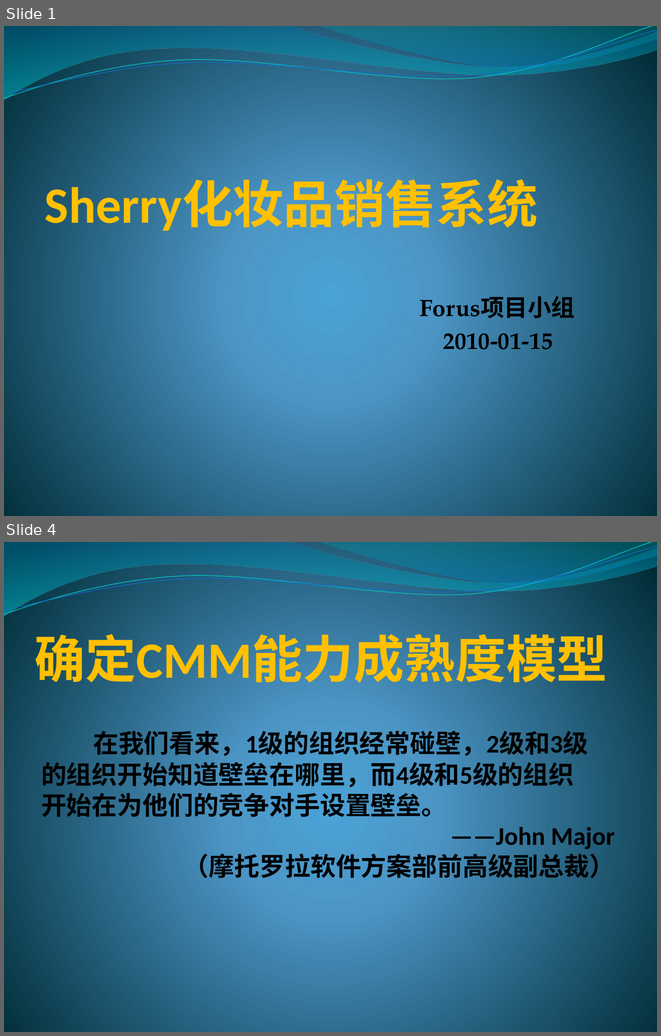
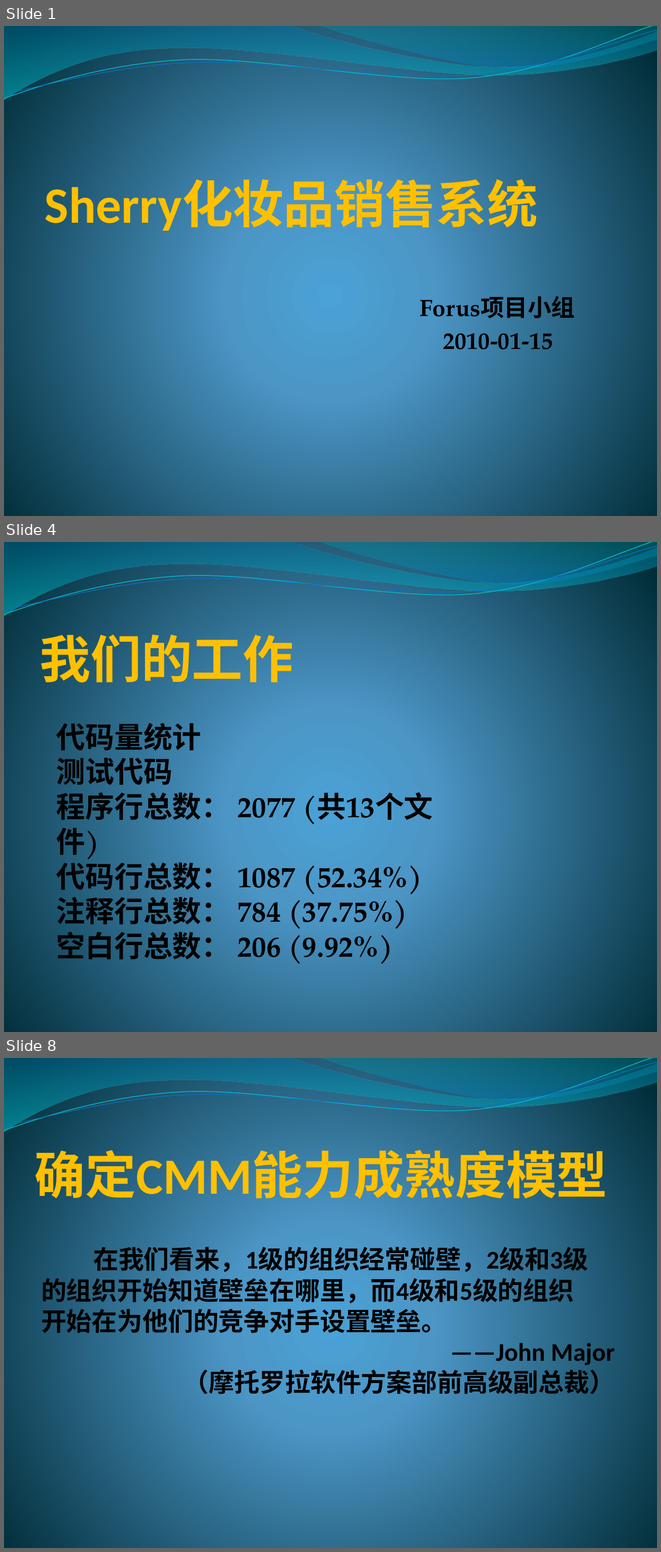
Before and after one commit to yaxing/sherry-forus, a slide deck: 项目相关文档/Sherry/项目监控/项目进展报告/项目答辩_2009-01-15_Forus.pptx. Shown one above the other, each under a label of ours: slides 1 and 4 before the commit, slides 1, 4 and 8 after it; the slides between them are not shown. The pictures are 661x1036 and 661x1552 pixels, drawn with LibreOffice and Linux fonts; fonts in the diff are those of the drawing. Boxes give left, top, right and bottom in pixels: in the first picture for what was removed or moved away, otherwise in the second. Text is boxed around its words. In the diff, an @@ line names an element or a change of style, - is before the commit and + after.

```diff
--- a/项目相关文档/Sherry/项目监控/项目进展报告/项目答辩_2009-01-15_Forus.pptx
+++ b/项目相关文档/Sherry/项目监控/项目进展报告/项目答辩_2009-01-15_Forus.pptx
@@ slide 4 added at bbox=[4, 542, 657, 1032], background gradient #4AA0D6 to #4C98C7 to #002C38; not listed: 4 template elements that a slide beside it also shows @@
@@ title added at bbox=[40, 626, 293, 690], 56 pt, text #FFC000, bold @@
+我们的工作
@@ text added at bbox=[56, 718, 433, 964], 32 pt, text #000000, bold @@
+代码量统计
+测试代码
+程序行总数： 2077 (共13个文件)
+代码行总数： 1087 (52.34%)
+注释行总数： 784 (37.75%)
+空白行总数： 206 (9.92%)
@@ what was slide 4 is now slide 8 @@
```
Also in this commit, not shown: 1 slide changed, 3 other slides added.
